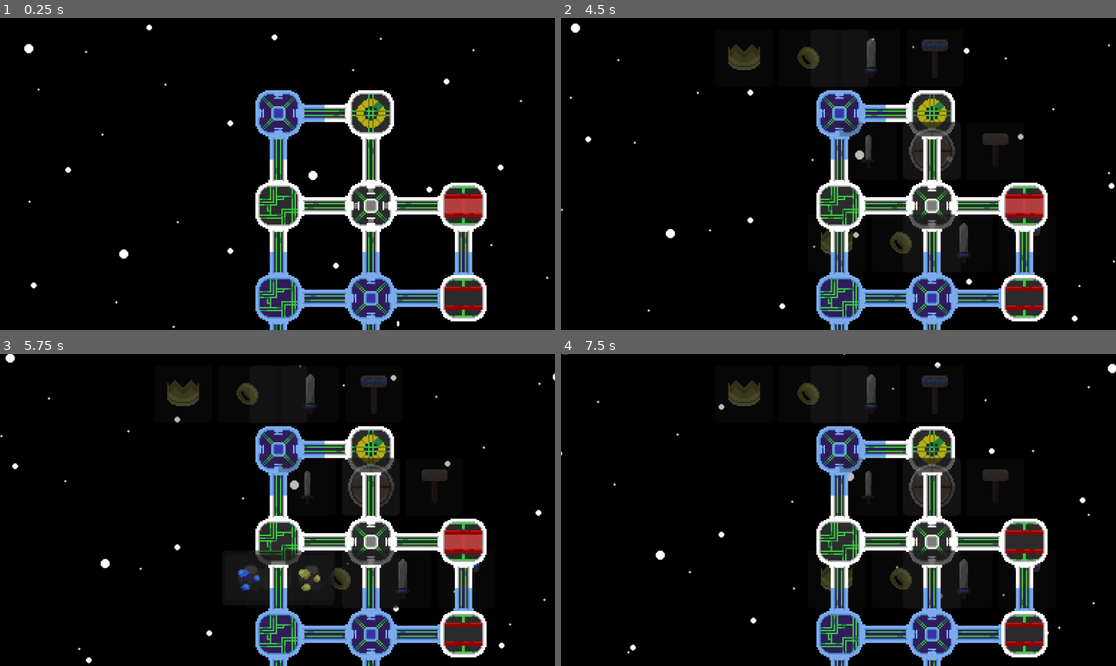
Above: before the commit, frames 1-4 (two rows, left to right).
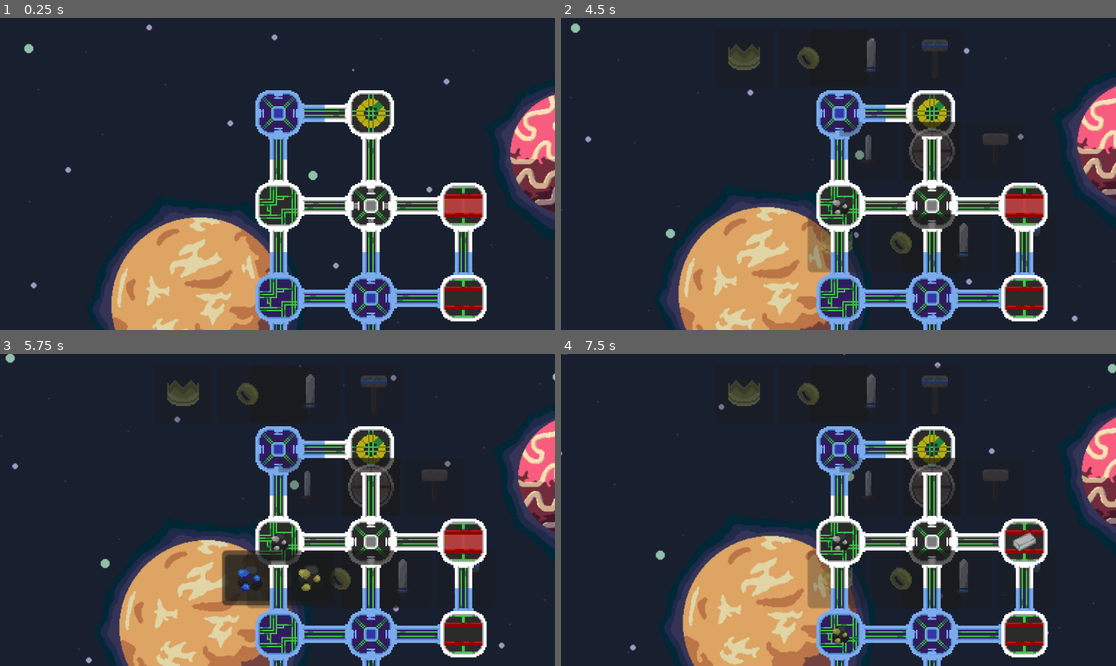
Above: after the commit, the same moments.

Repository: ManechLepage/GodotWild-Jam68
Game: Godot game, scene res://Scenes/node_2d.tscn
Two runs of this game, one before a commit and one after it. Both use one fixed random seed, a clock stepped at 60 frames per second and the inputs below.
Inputs (mouse positions are in pixels of both pictures, inside the frame that each line leads up to):
- Up to frame 1 (0.25 s): no input
- Up to frame 2 (4.5 s): move the mouse to (932, 114) at 0.52 s; click (932, 114) at 0.67 s; move the mouse to (838, 114) at 1.27 s; click (838, 114) at 1.42 s; move the mouse to (932, 205) at 2.02 s; click (932, 205) at 2.17 s; move the mouse to (932, 298) at 2.77 s; click (932, 298) at 2.92 s; move the mouse to (838, 205) at 3.52 s; click (838, 205) at 3.67 s; click (810, 149) at 4.25 s
- Up to frame 3 (5.75 s): move the mouse to (277, 634) at 5.02 s; click (277, 634) at 5.17 s
- Up to frame 4 (7.5 s): click (871, 578) at 5.75 s; move the mouse to (1027, 541) at 6.52 s; click (1027, 541) at 6.67 s; click (993, 485) at 7.25 s

The runs differ from the first frame. In frame 1, 86% of the frame differs, in the area x 0-100%, y 0-100%; in frame 2, 80%; in frame 3, 78%; in frame 4, 81%.

Commit message:
babylong

Diff:
--- a/Godot Wild-jam 68/Scenes/Spaceship/Forge.tscn
+++ b/Godot Wild-jam 68/Scenes/Spaceship/Forge.tscn
@@ -50,5 +50,9 @@
 
 [node name="Timer" type="Timer" parent="ForgeComponent" index="0"]
 
+[node name="Sprite2D" type="Sprite2D" parent="." index="3"]
+texture_filter = 1
+scale = Vector2(0.666667, 0.666667)
+
 [connection signal="input_event" from="Area2D" to="ForgeComponent" method="_on_area_2d_input_event"]
 [connection signal="timeout" from="ForgeComponent/Timer" to="ForgeComponent" method="_on_timer_timeout"]
--- a/Godot Wild-jam 68/Scenes/Spaceship/Generator.tscn
+++ b/Godot Wild-jam 68/Scenes/Spaceship/Generator.tscn
@@ -83,6 +83,10 @@
 grow_horizontal = 2
 grow_vertical = 2
 
+[node name="Sprite2D" type="Sprite2D" parent="." index="3"]
+texture_filter = 1
+scale = Vector2(0.666667, 0.666667)
+
 [connection signal="input_event" from="Area2D" to="Generator" method="_on_area_2d_input_event"]
 [connection signal="mouse_entered" from="Area2D" to="Generator" method="_on_area_2d_mouse_entered"]
 [connection signal="timeout" from="Generator/Timer" to="Generator" method="_on_timer_timeout"]
--- a/Godot Wild-jam 68/Scenes/Spaceship/Smelter.tscn
+++ b/Godot Wild-jam 68/Scenes/Spaceship/Smelter.tscn
@@ -83,6 +83,10 @@
 
 [node name="Timer" type="Timer" parent="SmelterComponent" index="0"]
 
+[node name="Sprite2D" type="Sprite2D" parent="." index="3"]
+texture_filter = 1
+scale = Vector2(0.666667, 0.666667)
+
 [connection signal="input_event" from="Area2D" to="SmelterComponent" method="_on_area_2d_input_event"]
 [connection signal="pressed" from="Panel/Button" to="SmelterComponent" method="_on_button_pressed1"]
 [connection signal="pressed" from="Panel/Button2" to="SmelterComponent" method="_on_button_pressed2"]
--- a/Godot Wild-jam 68/Scenes/node_2d.tscn
+++ b/Godot Wild-jam 68/Scenes/node_2d.tscn
@@ -11,6 +11,7 @@
 [ext_resource type="Texture2D" uid="uid://bss41g17jiu6x" path="res://Graphics/Background/bg2.png" id="4_twm04"]
 [ext_resource type="Resource" uid="uid://c0jscdnucolit" path="res://Resources/Items/Mat/Products/Shield.tres" id="4_u62bt"]
 [ext_resource type="Texture2D" uid="uid://drq7eou3e3882" path="res://Graphics/Background/bg3.png" id="5_r05xb"]
+[ext_resource type="Texture2D" uid="uid://dvukixhfkh344" path="res://Graphics/Background/planets.png" id="6_di7bs"]
 [ext_resource type="Resource" uid="uid://v4uepdtaptxd" path="res://Resources/Items/Mat/Products/CeremonialSword.tres" id="7_7omu2"]
 [ext_resource type="Resource" uid="uid://bo13fiufhdgil" path="res://Resources/Items/Mat/Products/Crown.tres" id="8_d5u56"]
 [ext_resource type="Resource" uid="uid://bl7pjqw7vxktu" path="res://Resources/Items/Mat/Products/DiamondNecklace.tres" id="9_4ee0j"]
@@ -56,6 +57,15 @@
 scale = Vector2(1.7, 1.7)
 texture = ExtResource("5_r05xb")
 
+[node name="ParallaxLayer4" type="ParallaxLayer" parent="ParallaxBackground"]
+motion_scale = Vector2(-0.3, 0.5)
+motion_mirroring = Vector2(1960, 1100)
+
+[node name="Bg1" type="Sprite2D" parent="ParallaxBackground/ParallaxLayer4"]
+position = Vector2(982, 548)
+scale = Vector2(1.7, 1.7)
+texture = ExtResource("6_di7bs")
+
 [node name="SpaceshipManager" type="Node2D" parent="."]
 unique_name_in_owner = true
 position = Vector2(386, 198)
--- a/Godot Wild-jam 68/Scripts/Spaceship/ForgeComponent.gd
+++ b/Godot Wild-jam 68/Scripts/Spaceship/ForgeComponent.gd
@@ -10,8 +10,9 @@
 @onready var panel = $"../Panel"
 @onready var timer = $Timer
 @onready var h_box_container = $"../Panel/HBoxContainer"
+@onready var sprite_2d = $"../Sprite2D"
+
 const ITEM = preload("res://Scenes/Forge/item.tscn")
-
 func _ready():
 	timer.wait_time = forge_cooldown[get_parent().tier - 1]
 
@@ -22,10 +23,12 @@
 				start_choosing()
 			else:
 				panel.visible = false
+				sprite_2d.visible = true
 				is_choosing = false
 
 func start_choosing():
 	panel.visible = true
+	sprite_2d.visible = false
 	is_choosing = true
 	is_forging = false
 
@@ -70,11 +73,15 @@
 
 	timer.stop()
 	get_parent().stop()
+	sprite_2d.visible = false
 
 func activate_forger():
 	is_choosing = false
 	is_forging = true
 	panel.visible = false
+	sprite_2d.visible = true
+	sprite_2d.texture = forging.icon
+
 
 	timer.start()
 	get_parent().play()
--- a/Godot Wild-jam 68/Scripts/Spaceship/Generator.gd
+++ b/Godot Wild-jam 68/Scripts/Spaceship/Generator.gd
@@ -2,14 +2,14 @@
 
 var generating:Generator
 
-@export var isChoosing = false
+@export var is_choosing = false
 @onready var panel = $"../Panel"
 @export var generator_list: Array[Item] = []
 var cooldown: float
 @onready var timer = $Timer
 @onready var button1 = $"../Panel/Button"
 @onready var button2 = $"../Panel/Button2"
-
+@onready var sprite_2d = $"../Sprite2D"
 
 enum Generator
 {
@@ -37,11 +37,17 @@
 func _on_area_2d_input_event(viewport, event, shape_idx):
 	if event is InputEventMouseButton:
 		if event.pressed and event.button_index == MOUSE_BUTTON_LEFT:
-			start_choosing()
+			if not is_choosing:
+				start_choosing()
+			else:
+				is_choosing = false
+				panel.visible = false
+				sprite_2d.visible = true
 
 func start_choosing():
-	isChoosing = true
+	is_choosing = true
 	panel.visible = true
+	sprite_2d.visible = false
 
 	button1.get_child(0).texture = generator_list[(get_parent().tier - 1) * 2].icon
 	button2.get_child(0).texture = generator_list[((get_parent().tier - 1) * 2) + 1].icon
@@ -51,9 +57,11 @@
 
 func activate_generator():
 	get_parent().play()
-	isChoosing = false
+	is_choosing = false
 	panel.visible = false
+	sprite_2d.visible = true
 	timer.start()
+	sprite_2d.texture = generator_list[generating].icon
 
 func _on_button_pressed1():
 	generating = (get_parent().tier - 1) * 2
--- a/Godot Wild-jam 68/Scripts/Spaceship/SmelterComponent.gd
+++ b/Godot Wild-jam 68/Scripts/Spaceship/SmelterComponent.gd
@@ -10,6 +10,7 @@
 @onready var button1 = $"../Panel/Button"
 @onready var button2 = $"../Panel/Button2"
 @onready var panel = $"../Panel"
+@onready var sprite_2d = $"../Sprite2D"
 
 var is_smelting = false
 var is_choosing = false
@@ -32,7 +33,12 @@
 func _on_area_2d_input_event(viewport, event, shape_idx):
 	if event is InputEventMouseButton:
 		if event.pressed and event.button_index == MOUSE_BUTTON_LEFT:
-			start_choosing()
+			if not is_choosing:
+				start_choosing()
+			else:
+				is_choosing = false
+				panel.visible = false
+				sprite_2d.visible = true
 
 func start_choosing():
 	panel.visible = true
@@ -41,6 +47,7 @@
 
 	timer.stop()
 	get_parent().stop()
+	sprite_2d.visible = false
 
 	if not Inventory.items.has(smeltor_list[(get_parent().tier - 1) * 2]):
 		button1.disabled = true
@@ -66,8 +73,7 @@
 func _on_timer_timeout():
 	var parent = get_parent()
 	var item = smeltor_list[smelting]
-	timer.stop()
-
+	# timer.stop()
 	# A REGLER PLUS TARD (IL FAUT CHECK SI IL Y A LITEM A SMELT)
 	parent.add_item(item.smelted_item)
 	parent.remove_item(item)
@@ -81,6 +87,8 @@
 	is_choosing = false
 	is_smelting = true
 	panel.visible = false
+	sprite_2d.visible = true
+	sprite_2d.texture = smeltor_list[smelting].smelted_item.icon
 
 	timer.start()
 	get_parent().play()
Binary file changed: Godot Wild-jam 68/Graphics/Background/bg1.png
Binary file changed: Godot Wild-jam 68/Graphics/Background/bg2.png
Binary file changed: Godot Wild-jam 68/Graphics/Background/bg3.png
Binary file added: Godot Wild-jam 68/Graphics/Background/planets.png
Not shown, added: Godot Wild-jam 68/Graphics/Background/planets.png.import
Binary file changed: Godot Wild-jam 68/Graphics/Background/sky.aseprite
Binary file changed: Godot Wild-jam 68/Graphics/Background/sky.png
Not shown: 1 places in Godot Wild-jam 68/Scenes/node_2d.tscn that only renumber resources
